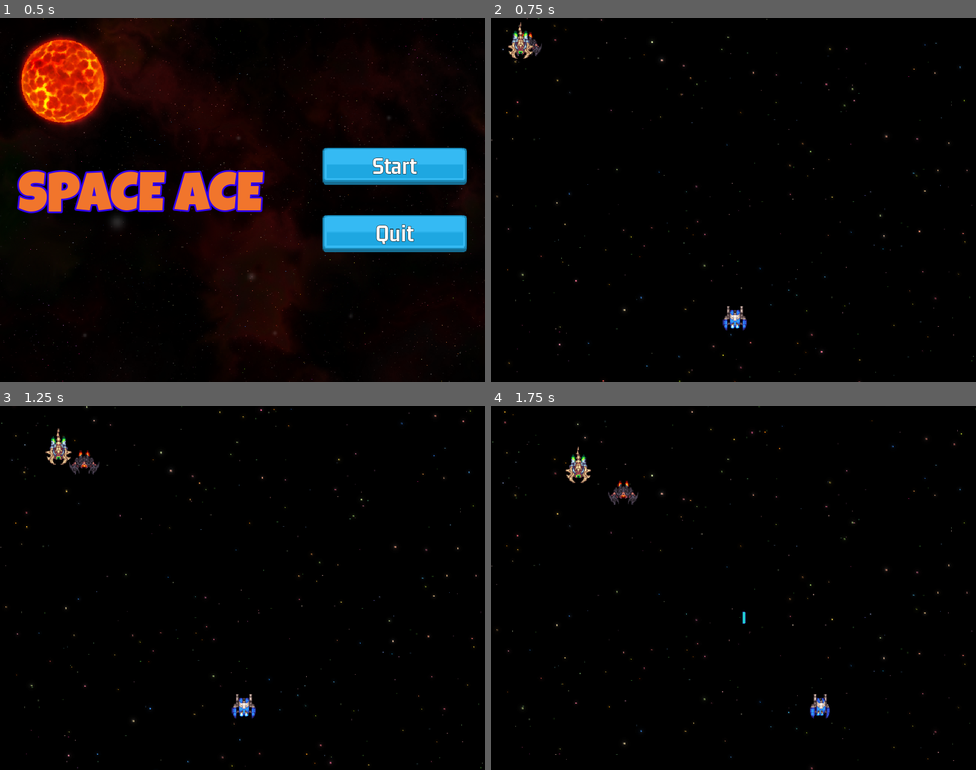
Above: before the commit, frames 1-4 (two rows, left to right).
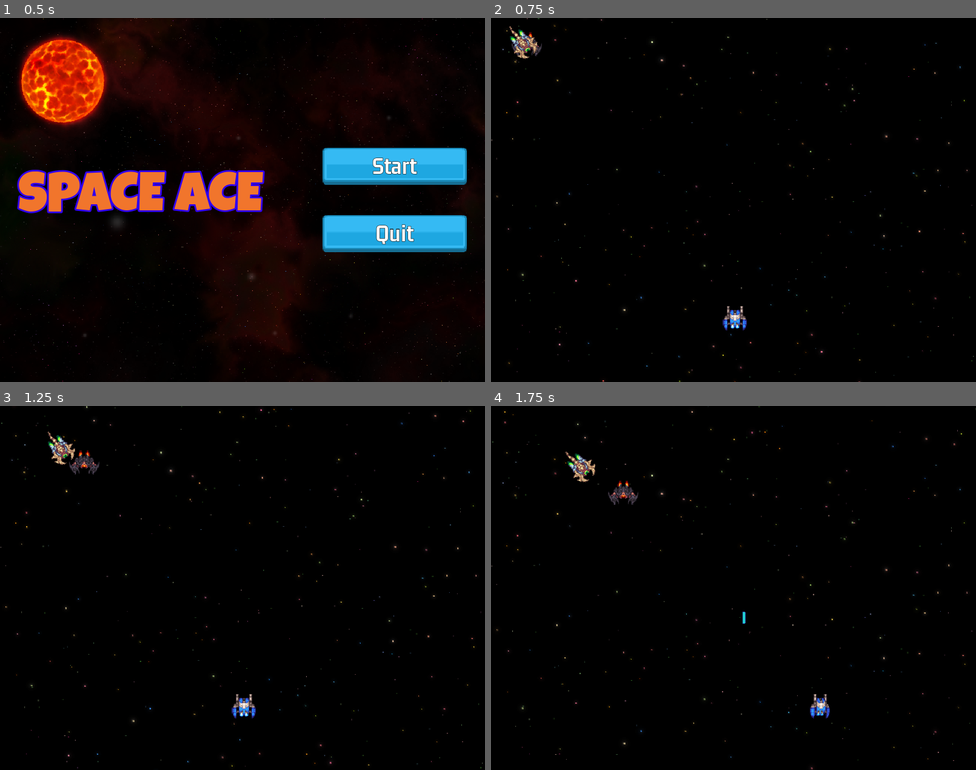
Above: after the commit, the same moments.

Repository: fj0lverkr/space-ace
Game: Godot game, scene res://scenes/main/main.tscn
Same seed, same stepped clock (60 frames per second), same inputs: the game is played once before the commit and once after it. Sound files missing from this copy of the repository are replaced by a short silence.
Inputs (mouse positions are in pixels of both pictures, inside the frame that each line leads up to):
- Up to frame 1 (0.5 s): no input
- Up to frame 2 (0.75 s): click "Start" at 0.5 s
- Up to frame 3 (1.25 s): no input
- Up to frame 4 (1.75 s): move the mouse to (840, 569) at 1.27 s; hold D (right) from 1.28 s (still down); click (840, 569) at 1.35 s

Frame 1 is identical in both runs. In frame 2, 0.3% of the frame differs, in the area x 3-10%, y 1-12%; in frame 3, 0.3%; in frame 4, 0.3%, in the area x 15-22%, y 11-22%.

Commit message:
add bomber and make enemies look at player

Diff:
--- a/scenes/enemies/enemy_bio.gd
+++ b/scenes/enemies/enemy_bio.gd
@@ -25,6 +25,7 @@
 func _process(delta: float) -> void:
 	super._process(delta)
 	var dir: Vector2 = _player_ref.global_position - _marker_gun.global_position
+	look_at(_player_ref.global_position)
 	_shoot(_marker_gun.global_position, false, dir)
 
 
--- a/scenes/enemies/enemy_bio.tscn
+++ b/scenes/enemies/enemy_bio.tscn
@@ -116,12 +116,13 @@
 script = ExtResource("2_73isg")
 
 [node name="Shape" parent="CollidableObject" index="0"]
-position = Vector2(0, -1.5)
+rotation = -1.5708
 shape = SubResource("CapsuleShape2D_j4a1h")
 
 [node name="Sprite" parent="." index="1"]
+rotation = -1.5708
 sprite_frames = SubResource("SpriteFrames_bqoph")
-animation = &"yellow"
+animation = &"blue"
 autoplay = "yellow"
 flip_v = true
 
@@ -129,6 +130,6 @@
 autostart = true
 
 [node name="MarkerGun" type="Marker2D" parent="." index="5"]
-position = Vector2(0, 17)
+position = Vector2(17, 0)
 
 [editable path="CollidableObject"]
--- a/scenes/enemies/enemy_bomber.gd
+++ b/scenes/enemies/enemy_bomber.gd
@@ -1,5 +1,8 @@
 class_name EnemyBomber
 extends BaseEnemy
+
+@onready
+var _marker_gun: Marker2D = $MarkerGun
 
 const HEALTH: Dictionary = {
 	SubType.YELLOW: 130,
@@ -21,6 +24,9 @@
 
 func _process(delta: float) -> void:
 	super._process(delta)
+	var dir: Vector2 = _player_ref.global_position - _marker_gun.global_position
+	look_at(_player_ref.global_position)
+	_shoot(_marker_gun.global_position, true, dir)
 
 
 func setup(s: SubType) -> void:
--- a/scenes/enemies/enemy_bomber.tscn
+++ b/scenes/enemies/enemy_bomber.tscn
@@ -2,75 +2,75 @@
 
 [ext_resource type="PackedScene" uid="uid://bev4wimedk8q" path="res://scenes/enemies/base_enemy.tscn" id="1_y51lb"]
 [ext_resource type="Script" path="res://scenes/enemies/enemy_bomber.gd" id="2_gsaap"]
-[ext_resource type="Texture2D" uid="uid://v7dynwjrgx7" path="res://assets/ships/zipper_2.png" id="3_qg5g8"]
-[ext_resource type="Texture2D" uid="uid://dq8o72248jdnc" path="res://assets/ships/zipper_3.png" id="4_jn6gp"]
-[ext_resource type="Texture2D" uid="uid://ukymmea2v7wr" path="res://assets/ships/zipper_1.png" id="5_ybrv5"]
+[ext_resource type="Texture2D" uid="uid://deo2xj2htrrka" path="res://assets/ships/bomber_2.png" id="3_qqbyg"]
+[ext_resource type="Texture2D" uid="uid://casusbbj37b2s" path="res://assets/ships/bomber_3.png" id="4_3co8f"]
+[ext_resource type="Texture2D" uid="uid://bgog27cmxhc6t" path="res://assets/ships/bomber_1.png" id="5_qdj8c"]
 
 [sub_resource type="RectangleShape2D" id="RectangleShape2D_fnca0"]
-size = Vector2(40, 17)
+size = Vector2(40, 47)
 
-[sub_resource type="AtlasTexture" id="AtlasTexture_eqgqy"]
-atlas = ExtResource("3_qg5g8")
-region = Rect2(0, 0, 48, 32)
+[sub_resource type="AtlasTexture" id="AtlasTexture_efhvc"]
+atlas = ExtResource("3_qqbyg")
+region = Rect2(0, 0, 48, 58)
 
-[sub_resource type="AtlasTexture" id="AtlasTexture_08sfv"]
-atlas = ExtResource("3_qg5g8")
-region = Rect2(48, 0, 48, 32)
+[sub_resource type="AtlasTexture" id="AtlasTexture_a1k8l"]
+atlas = ExtResource("3_qqbyg")
+region = Rect2(48, 0, 48, 58)
 
-[sub_resource type="AtlasTexture" id="AtlasTexture_nlirq"]
-atlas = ExtResource("3_qg5g8")
-region = Rect2(96, 0, 48, 32)
+[sub_resource type="AtlasTexture" id="AtlasTexture_r7d84"]
+atlas = ExtResource("3_qqbyg")
+region = Rect2(96, 0, 48, 58)
 
-[sub_resource type="AtlasTexture" id="AtlasTexture_wv2uc"]
-atlas = ExtResource("3_qg5g8")
-region = Rect2(144, 0, 48, 32)
+[sub_resource type="AtlasTexture" id="AtlasTexture_o136l"]
+atlas = ExtResource("3_qqbyg")
+region = Rect2(144, 0, 48, 58)
 
-[sub_resource type="AtlasTexture" id="AtlasTexture_b2dyk"]
-atlas = ExtResource("4_jn6gp")
-region = Rect2(0, 0, 48, 32)
+[sub_resource type="AtlasTexture" id="AtlasTexture_m0ded"]
+atlas = ExtResource("4_3co8f")
+region = Rect2(0, 0, 48, 58)
 
-[sub_resource type="AtlasTexture" id="AtlasTexture_rnice"]
-atlas = ExtResource("4_jn6gp")
-region = Rect2(48, 0, 48, 32)
+[sub_resource type="AtlasTexture" id="AtlasTexture_0ouw1"]
+atlas = ExtResource("4_3co8f")
+region = Rect2(48, 0, 48, 58)
 
-[sub_resource type="AtlasTexture" id="AtlasTexture_81w0a"]
-atlas = ExtResource("4_jn6gp")
-region = Rect2(96, 0, 48, 32)
+[sub_resource type="AtlasTexture" id="AtlasTexture_6kq6l"]
+atlas = ExtResource("4_3co8f")
+region = Rect2(96, 0, 48, 58)
 
-[sub_resource type="AtlasTexture" id="AtlasTexture_j0wox"]
-atlas = ExtResource("4_jn6gp")
-region = Rect2(144, 0, 48, 32)
+[sub_resource type="AtlasTexture" id="AtlasTexture_vp6gi"]
+atlas = ExtResource("4_3co8f")
+region = Rect2(144, 0, 48, 58)
 
-[sub_resource type="AtlasTexture" id="AtlasTexture_pt3x3"]
-atlas = ExtResource("5_ybrv5")
-region = Rect2(0, 0, 48, 32)
+[sub_resource type="AtlasTexture" id="AtlasTexture_2yqfx"]
+atlas = ExtResource("5_qdj8c")
+region = Rect2(0, 0, 48, 58)
 
-[sub_resource type="AtlasTexture" id="AtlasTexture_c07ad"]
-atlas = ExtResource("5_ybrv5")
-region = Rect2(48, 0, 48, 32)
+[sub_resource type="AtlasTexture" id="AtlasTexture_ox6ey"]
+atlas = ExtResource("5_qdj8c")
+region = Rect2(48, 0, 48, 58)
 
-[sub_resource type="AtlasTexture" id="AtlasTexture_p0eil"]
-atlas = ExtResource("5_ybrv5")
-region = Rect2(96, 0, 48, 32)
+[sub_resource type="AtlasTexture" id="AtlasTexture_v07ry"]
+atlas = ExtResource("5_qdj8c")
+region = Rect2(96, 0, 48, 58)
 
-[sub_resource type="AtlasTexture" id="AtlasTexture_8eueq"]
-atlas = ExtResource("5_ybrv5")
-region = Rect2(144, 0, 48, 32)
+[sub_resource type="AtlasTexture" id="AtlasTexture_sm6gi"]
+atlas = ExtResource("5_qdj8c")
+region = Rect2(144, 0, 48, 58)
 
 [sub_resource type="SpriteFrames" id="SpriteFrames_bqoph"]
 animations = [{
 "frames": [{
 "duration": 1.0,
-"texture": SubResource("AtlasTexture_eqgqy")
+"texture": SubResource("AtlasTexture_efhvc")
 }, {
 "duration": 1.0,
-"texture": SubResource("AtlasTexture_08sfv")
+"texture": SubResource("AtlasTexture_a1k8l")
 }, {
 "duration": 1.0,
-"texture": SubResource("AtlasTexture_nlirq")
+"texture": SubResource("AtlasTexture_r7d84")
 }, {
 "duration": 1.0,
-"texture": SubResource("AtlasTexture_wv2uc")
+"texture": SubResource("AtlasTexture_o136l")
 }],
 "loop": true,
 "name": &"blue",
@@ -78,16 +78,16 @@
 }, {
 "frames": [{
 "duration": 1.0,
-"texture": SubResource("AtlasTexture_b2dyk")
+"texture": SubResource("AtlasTexture_m0ded")
 }, {
 "duration": 1.0,
-"texture": SubResource("AtlasTexture_rnice")
+"texture": SubResource("AtlasTexture_0ouw1")
 }, {
 "duration": 1.0,
-"texture": SubResource("AtlasTexture_81w0a")
+"texture": SubResource("AtlasTexture_6kq6l")
 }, {
 "duration": 1.0,
-"texture": SubResource("AtlasTexture_j0wox")
+"texture": SubResource("AtlasTexture_vp6gi")
 }],
 "loop": true,
 "name": &"red",
@@ -95,16 +95,16 @@
 }, {
 "frames": [{
 "duration": 1.0,
-"texture": SubResource("AtlasTexture_pt3x3")
+"texture": SubResource("AtlasTexture_2yqfx")
 }, {
 "duration": 1.0,
-"texture": SubResource("AtlasTexture_c07ad")
+"texture": SubResource("AtlasTexture_ox6ey")
 }, {
 "duration": 1.0,
-"texture": SubResource("AtlasTexture_p0eil")
+"texture": SubResource("AtlasTexture_v07ry")
 }, {
 "duration": 1.0,
-"texture": SubResource("AtlasTexture_8eueq")
+"texture": SubResource("AtlasTexture_sm6gi")
 }],
 "loop": true,
 "name": &"yellow",
@@ -115,16 +115,19 @@
 script = ExtResource("2_gsaap")
 
 [node name="Shape" parent="CollidableObject" index="0"]
-position = Vector2(0, -1.5)
+position = Vector2(0, 5.5)
 shape = SubResource("RectangleShape2D_fnca0")
 
 [node name="Sprite" parent="." index="1"]
 sprite_frames = SubResource("SpriteFrames_bqoph")
-animation = &"red"
+animation = &"blue"
 autoplay = "yellow"
 flip_v = true
 
 [node name="OutOfTime" parent="." index="2"]
 autostart = true
 
+[node name="MarkerGun" type="Marker2D" parent="." index="5"]
+position = Vector2(0, 29)
+
 [editable path="CollidableObject"]
